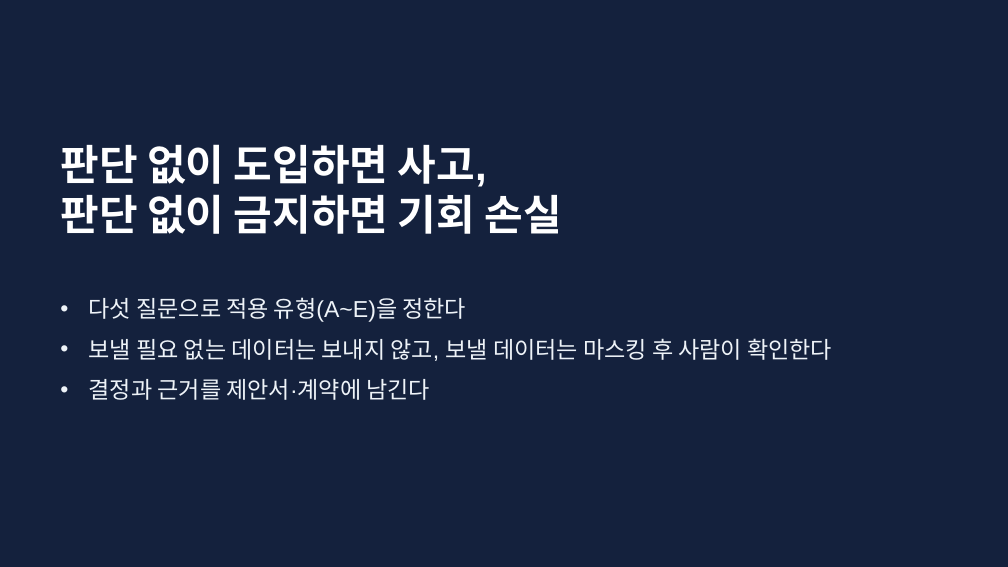
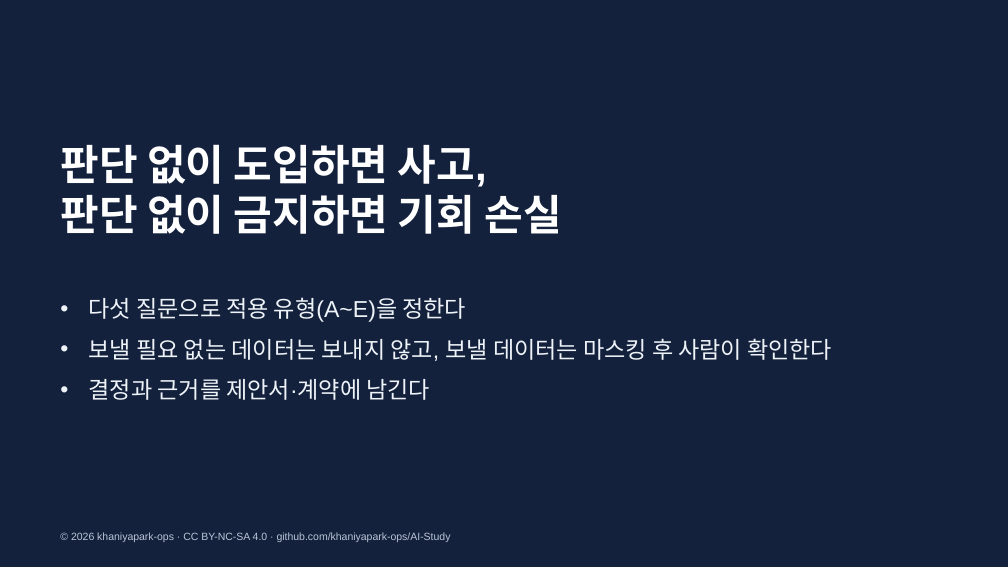
Before and after one commit to khaniyapark-ops/AI-Study, a slide deck: slide 9 of security/보안판단_슬라이드.pptx. Drawn at 1008x567 pixels with LibreOffice and Linux fonts; fonts in the diff are those of the drawing. Boxes give left, top, right and bottom in pixels: in the first picture for what was removed or moved away, otherwise in the second. Text is boxed around its words. In the diff, an @@ line names an element or a change of style, - is before the commit and + after.

```diff
--- a/security/보안판단_슬라이드.pptx
+++ b/security/보안판단_슬라이드.pptx
@@ text added at box(71, 532, 451, 542), 10 pt, text #B9C4D4 @@
+© 2026 khaniyapark-ops · CC BY-NC-SA 4.0 · github.com/khaniyapark-ops/AI-Study
```
Also in this commit, not shown: 1 other slide changed, 19 other files.
